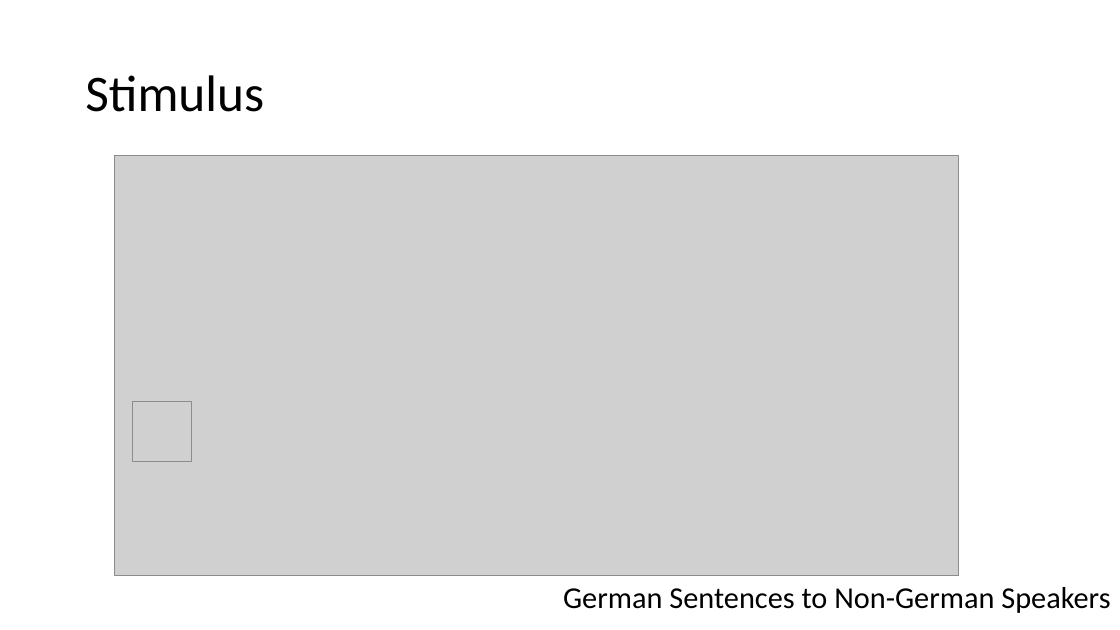
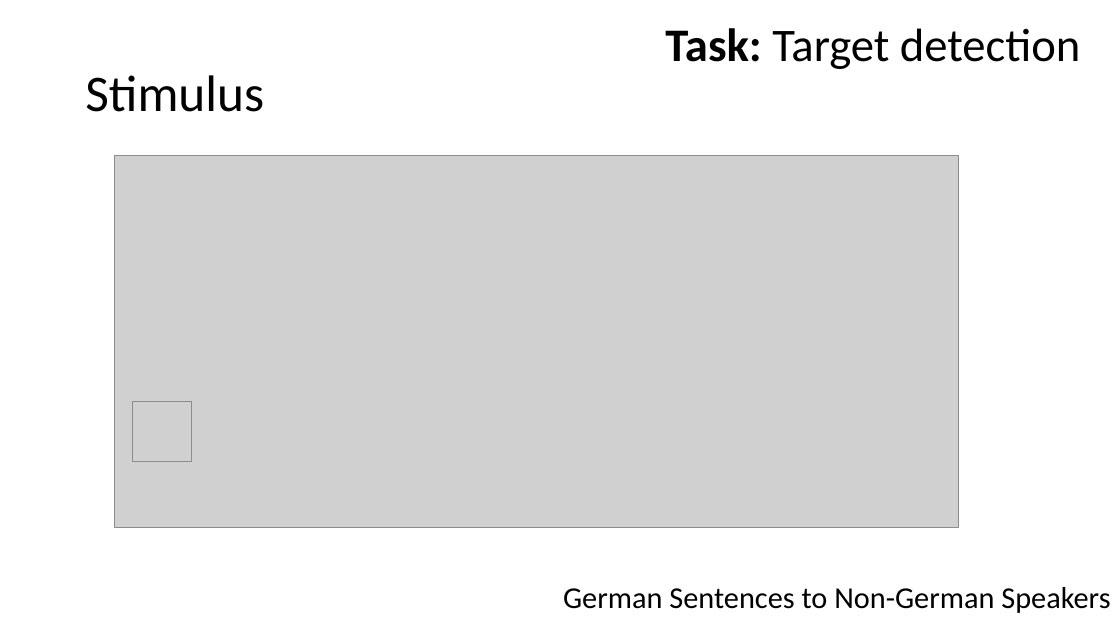
Before and after one commit to haberdashPI/german_track, a slide deck: slide 20 of presentations/ARO_2021/adapting_auditory_attention.pptx (slide 21 before the commit). Drawn at 1120x630 pixels with LibreOffice and Linux fonts; fonts in the diff are those of the drawing; grey boxes stand for pictures. Boxes give left, top, right and bottom in pixels: in the first picture for what was removed or moved away, otherwise in the second. Text is boxed around its words. In the diff, an @@ line names an element or a change of style, - is before the commit and + after.

```diff
--- a/presentations/ARO_2021/adapting_auditory_attention.pptx
+++ b/presentations/ARO_2021/adapting_auditory_attention.pptx
@@ text added at box(665, 28, 1081, 69), 40 pt, text #000000 @@
+Task: Target detection
@@ picture: place and size @@
-picture at box(115, 155, 959, 576)
+picture at box(115, 155, 959, 528)
```
Also in this commit, not shown: 24 other slides changed, 24 slides added, 21 slides removed.
